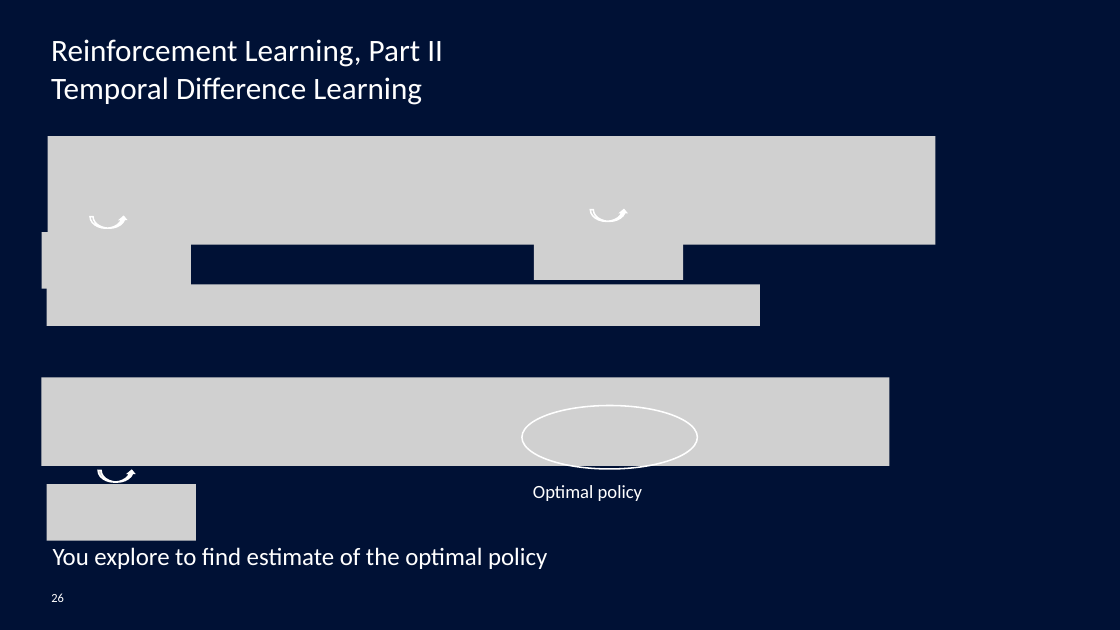
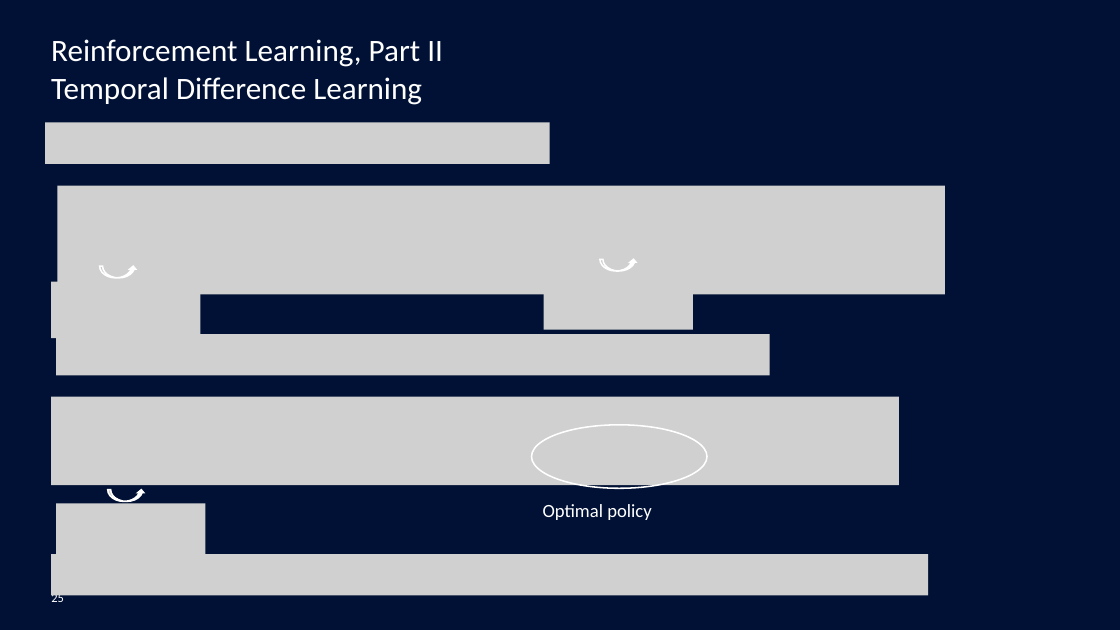
Before and after one commit to mgoutay/ml_course, a slide deck: slide 25 of RL_course.pptx (slide 26 before the commit). Drawn at 1120x630 pixels with LibreOffice and Linux fonts; fonts in the diff are those of the drawing; grey boxes stand for pictures; background and template pictures are left out. Boxes give left, top, right and bottom in pixels: in the first picture for what was removed or moved away, otherwise in the second. Text is boxed around its words. In the diff, an @@ line names an element or a change of style, - is before the commit and + after.

```diff
--- a/RL_course.pptx
+++ b/RL_course.pptx
@@ picture added at [45, 122, 550, 164] @@
@@ 2 curved up arrows, 1 picture: place and size @@
-2 curved up arrows, 1 picture at [48, 136, 936, 244]
+2 curved up arrows, 1 picture at [57, 186, 945, 295]
@@ picture removed at [41, 232, 190, 288] @@
@@ picture removed at [534, 224, 683, 280] @@
@@ picture removed at [47, 284, 760, 326] @@
@@ picture added at [52, 282, 200, 338] @@
@@ picture added at [543, 273, 692, 329] @@
@@ picture added at [56, 334, 769, 375] @@
@@ 2 pictures, 1 text, 1 curved up arrow, 1 ellipse: place and size @@
-2 pictures, 1 text, 1 curved up arrow, 1 ellipse at [41, 377, 889, 540]
+2 pictures, 1 text, 1 curved up arrow, 1 ellipse at [52, 396, 899, 560]
@@ picture added at [52, 554, 928, 596] @@
@@ text removed at [53, 547, 547, 569] @@
-You explore to find estimate of the optimal policy
@@ page number at [51, 592, 64, 602]: text changed @@
-26
+25
```
Also in this commit, not shown: 9 other slides changed, 1 slide removed, 1 other file.
